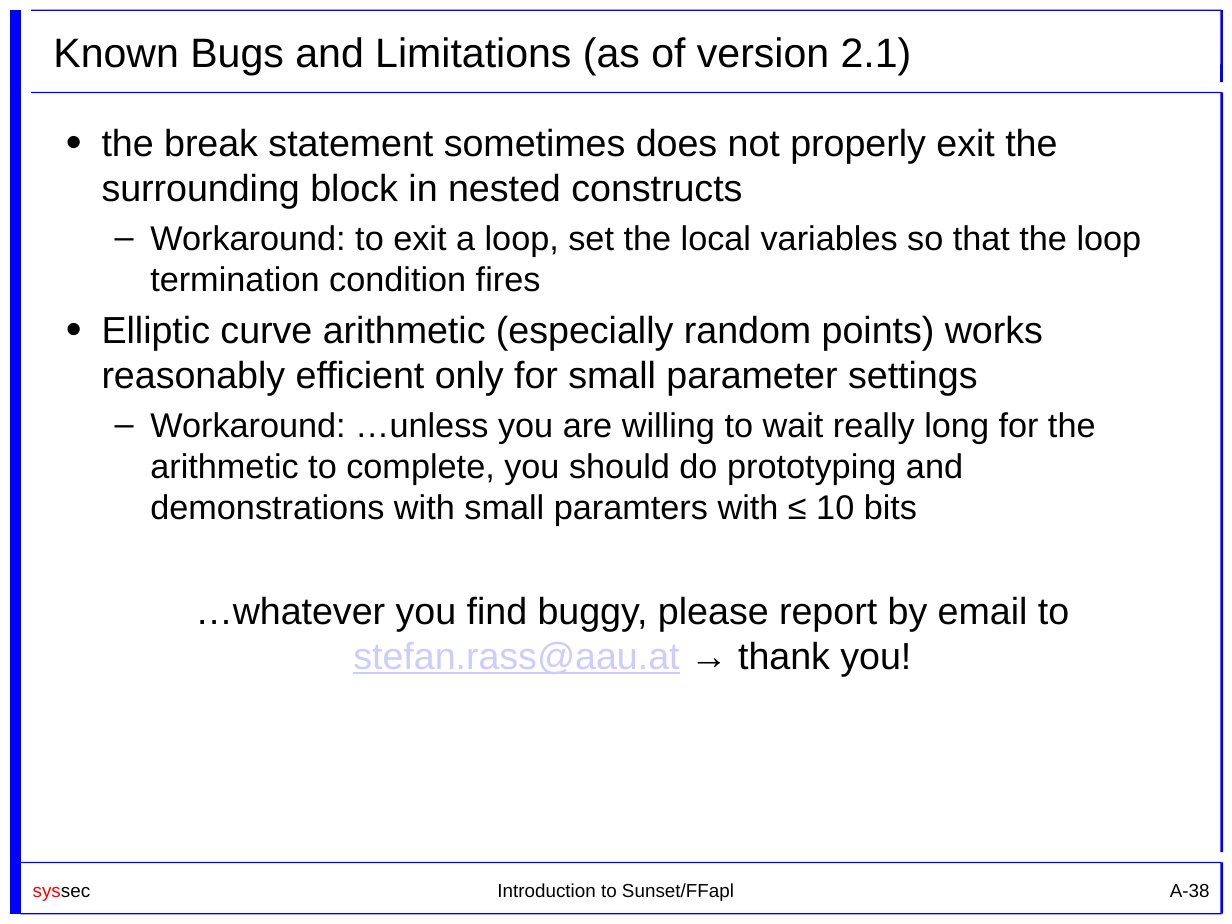
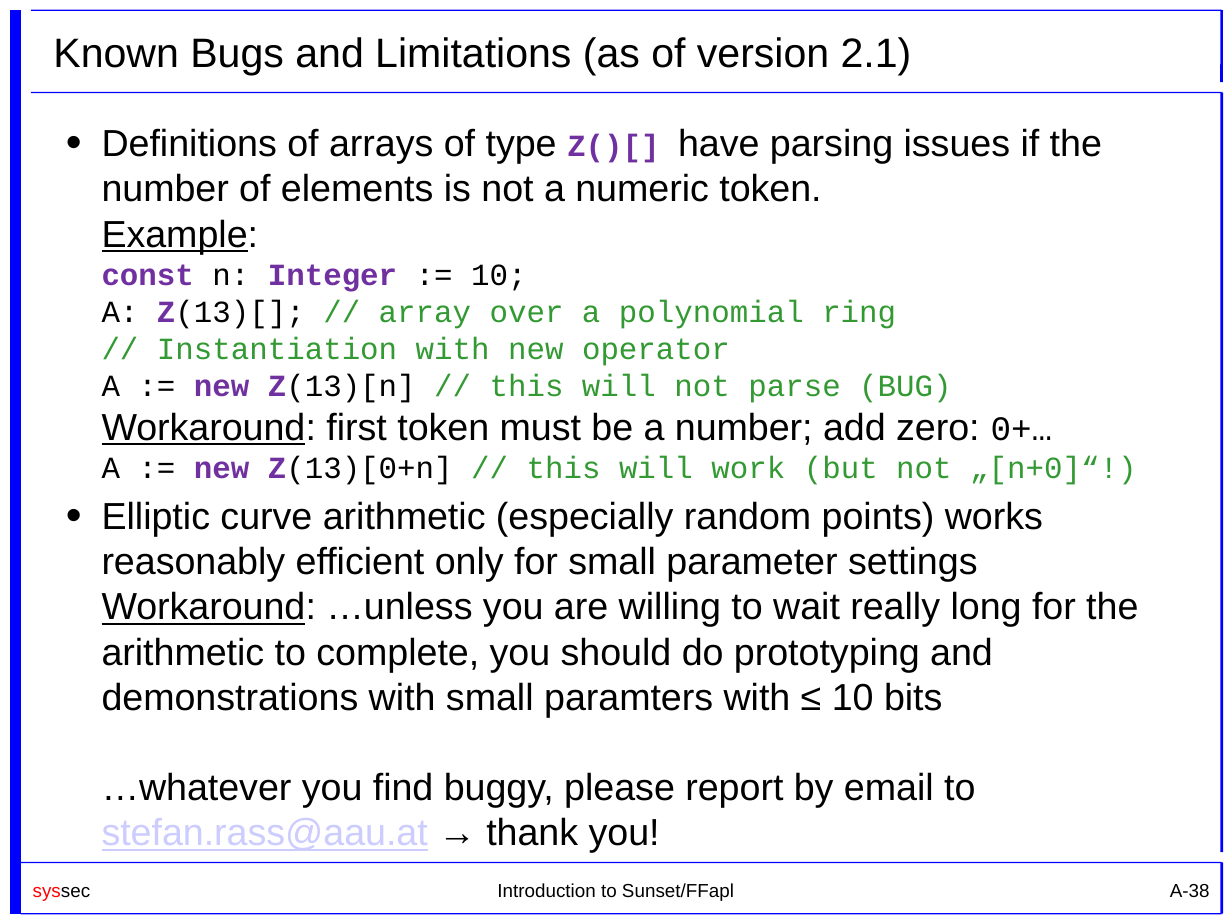
Before and after one commit to cryptool-org/cryptobrief, a slide deck: slide 38 of manual (drafts)/Sunset_Slides_UniKlu.pptx. Drawn at 1232x924 pixels with LibreOffice and Linux fonts; fonts in the diff are those of the drawing. Boxes give left, top, right and bottom in pixels: in the first picture for what was removed or moved away, otherwise in the second. Text is boxed around its words. In the diff, an @@ line names an element or a change of style, - is before the commit and + after.

```diff
--- a/manual (drafts)/Sunset_Slides_UniKlu.pptx
+++ b/manual (drafts)/Sunset_Slides_UniKlu.pptx
@@ text at box(102, 128, 1138, 853): text changed @@
-• the break statement sometimes does not properly exit the surrounding block in nested constructs
-  – Workaround: to exit a loop, set the local variables so that the loop termination condition fires
-• Elliptic curve arithmetic (especially random points) works reasonably efficient only for small parameter settings
-  – Workaround: …unless you are willing to wait really long for the arithmetic to complete, you should do prototyping and demonstrations with small paramters with ≤ 10 bits
-…whatever you find buggy, please report by email to stefan.rass@aau.at → thank you!
+• Definitions of arrays of type Z()[] have parsing issues if the number of elements is not a numeric token.
+  Example:
+  const n: Integer := 10;
+  A: Z(13)[]; // array over a polynomial ring
+  // Instantiation with new operator
+  A := new Z(13)[n] // this will not parse (BUG)
+  Workaround: first token must be a number; add zero: 0+…
+  A := new Z(13)[0+n] // this will work (but not „[n+0]“!)
+• Elliptic curve arithmetic (especially random points) works reasonably efficient only for small parameter settings
+  Workaround: …unless you are willing to wait really long for the arithmetic to complete, you should do prototyping and demonstrations with small paramters with ≤ 10 bits
+  …whatever you find buggy, please report by email to stefan.rass@aau.at → thank you!
```
Also in this commit, not shown: 1 other slide changed, 2 other files.
